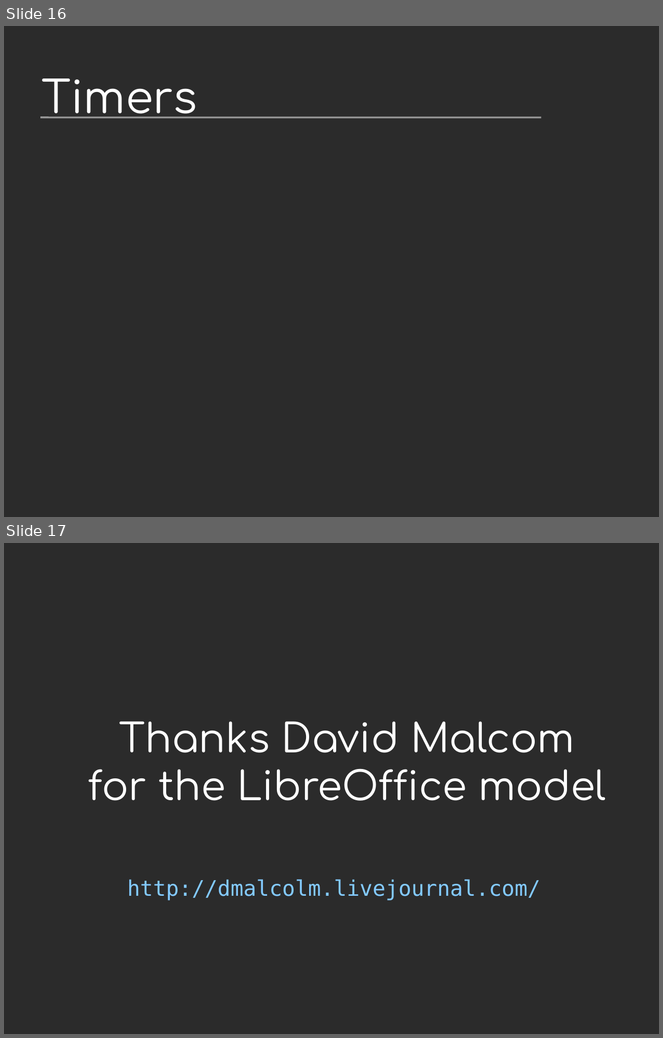
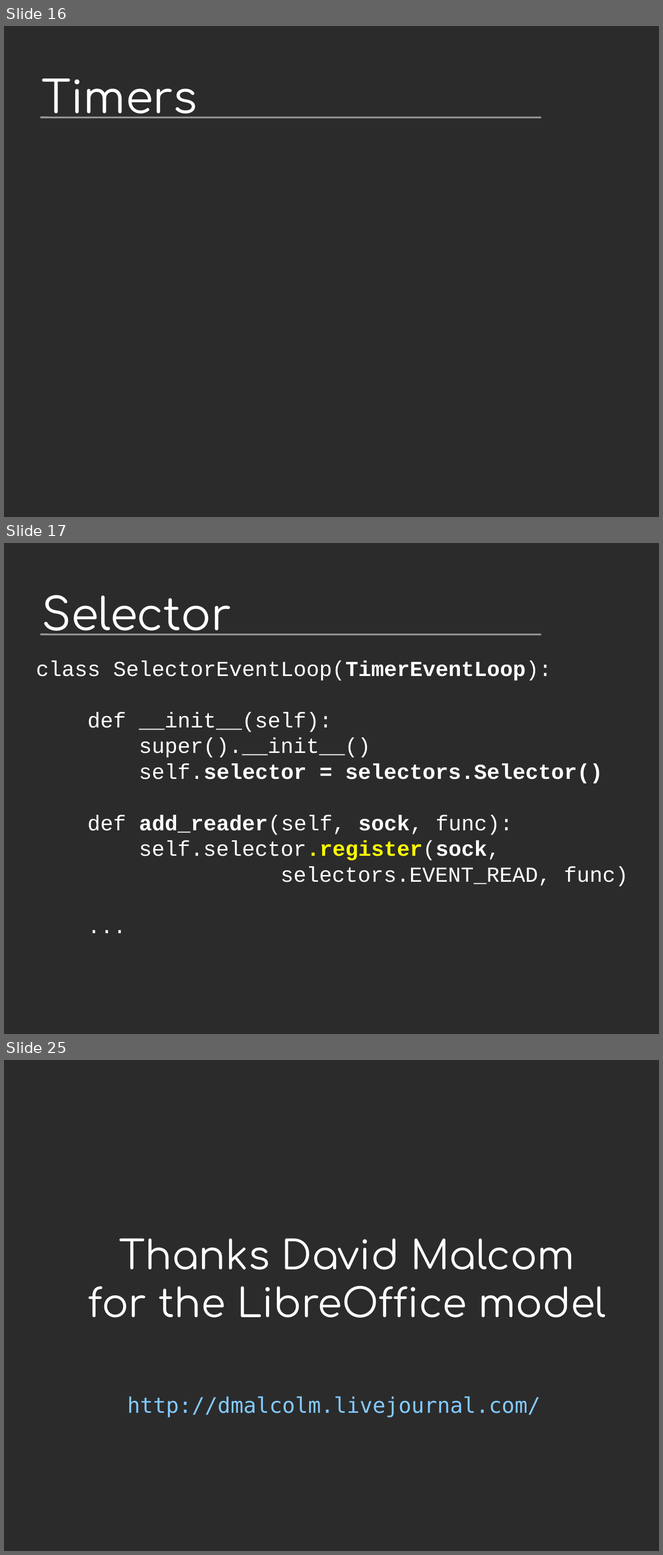
Before and after one commit to vstinner/talks, a slide deck: 2014-Pycon-Lyon/asyncio.odp. Shown one above the other, each under a label of ours: slides 16 and 17 before the commit, slides 16, 17 and 25 after it; the slides between them are not shown. The pictures are 663x1038 and 663x1555 pixels, drawn with LibreOffice and Linux fonts; fonts in the diff are those of the drawing; background and template pictures are left out; a plain dark background stands for a picture behind light text. Boxes give left, top, right and bottom in pixels: in the first picture for what was removed or moved away, otherwise in the second. Text is boxed around its words. In the diff, an @@ line names an element or a change of style, - is before the commit and + after.

Commit message:
selector, generator

```diff
--- a/2014-Pycon-Lyon/asyncio.odp
+++ b/2014-Pycon-Lyon/asyncio.odp
@@ slide 17 added at [4,543,659,1034], background picture (left out); not listed: 1 template element that a slide beside it also shows @@
@@ title added at [41,595,232,636], 54 pt, text #FFFFFF @@
+Selector
@@ text added at [36,661,629,887], 26 pt, text #FFFFFF @@
+class SelectorEventLoop(TimerEventLoop):
+def __init__(self):
+super().__init__()
+self.selector = selectors.Selector()
+def add_reader(self, sock, func):
+self.selector.register(sock,
+selectors.EVENT_READ, func)
+...
@@ what was slide 17 is now slide 25 @@
```
Also in this commit, not shown: 5 slides changed, 7 other slides added, 10 other files.
